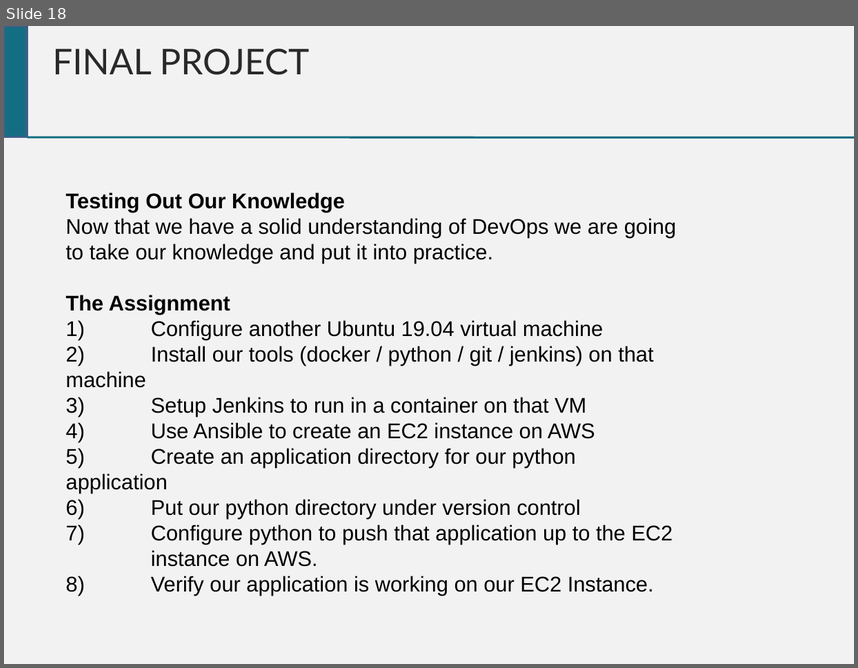
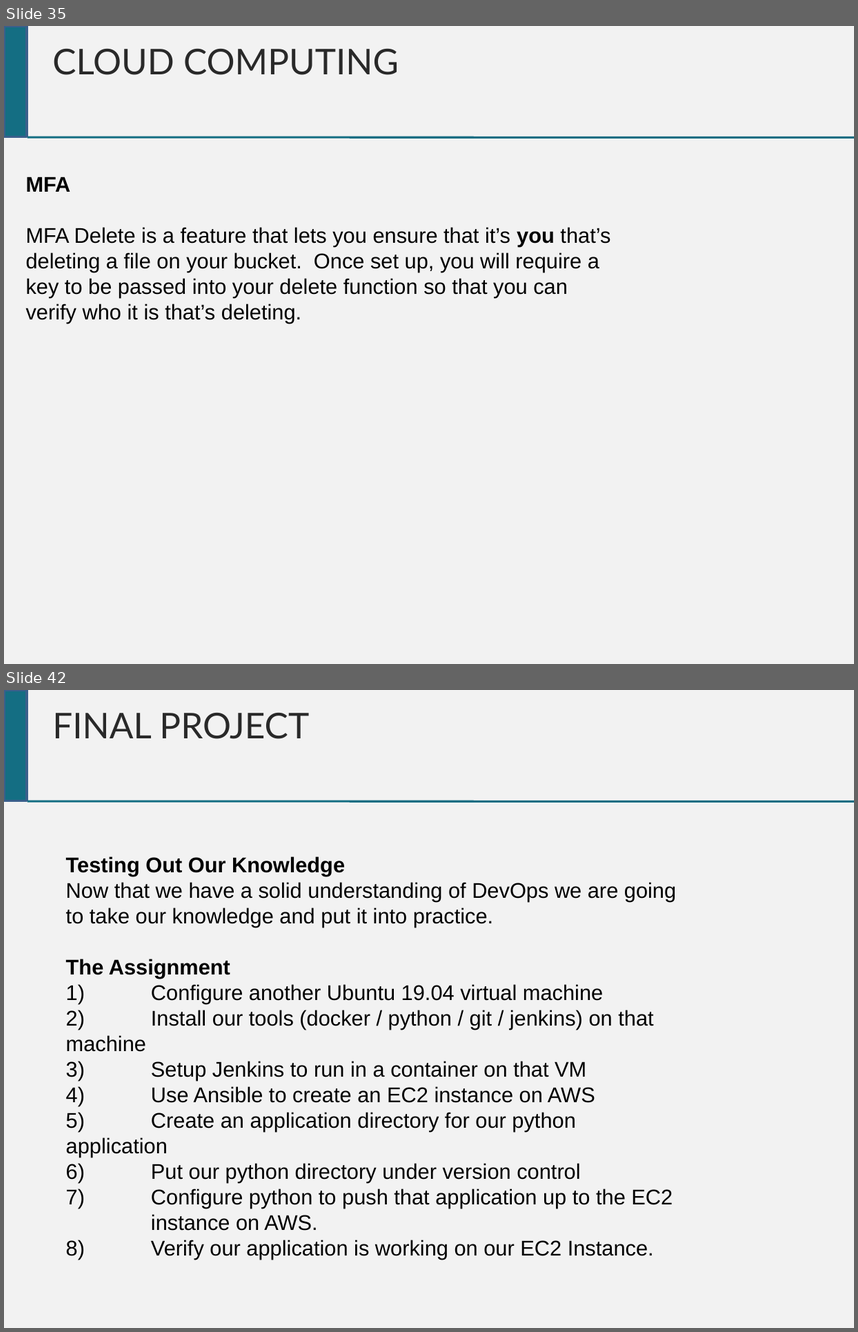
Before and after one commit to chrisgauthier742018/devopscourse, a slide deck: Dev Ops Course.pptx. Shown one above the other, each under a label of ours: slide 18 before the commit, slides 35 and 42 after it; the slides between them are not shown. The pictures are 858x668 and 858x1332 pixels, drawn with LibreOffice and Linux fonts; fonts in the diff are those of the drawing. Boxes give left, top, right and bottom in pixels: in the first picture for what was removed or moved away, otherwise in the second. Text is boxed around its words. In the diff, an @@ line names an element or a change of style, - is before the commit and + after.

Commit message:
More work on Cloud Computing Section

```diff
--- a/Dev Ops Course.pptx
+++ b/Dev Ops Course.pptx
@@ slide 35 added at [4, 26, 854, 664], background #F2F2F2 @@
@@ rectangle added at [4, 26, 27, 136], fill #146E83, outline #3A5F8C 2 pt @@
@@ text added at [52, 49, 399, 75], 30 pt, text #292929 @@
+CLOUD COMPUTING
@@ line added from (27, 137) to (854, 137), #146E83 1.76 pt @@
@@ text added at [26, 176, 611, 323], 18 pt, text #000000 @@
+MFA
+MFA Delete is a feature that lets you ensure that it’s you that’s deleting a file on your bucket. Once set up, you will require a key to be passed into your delete function so that you can verify who it is that’s deleting.
@@ what was slide 18 is now slide 42 @@
```
Also in this commit, not shown: 4 slides changed, 23 other slides added.
